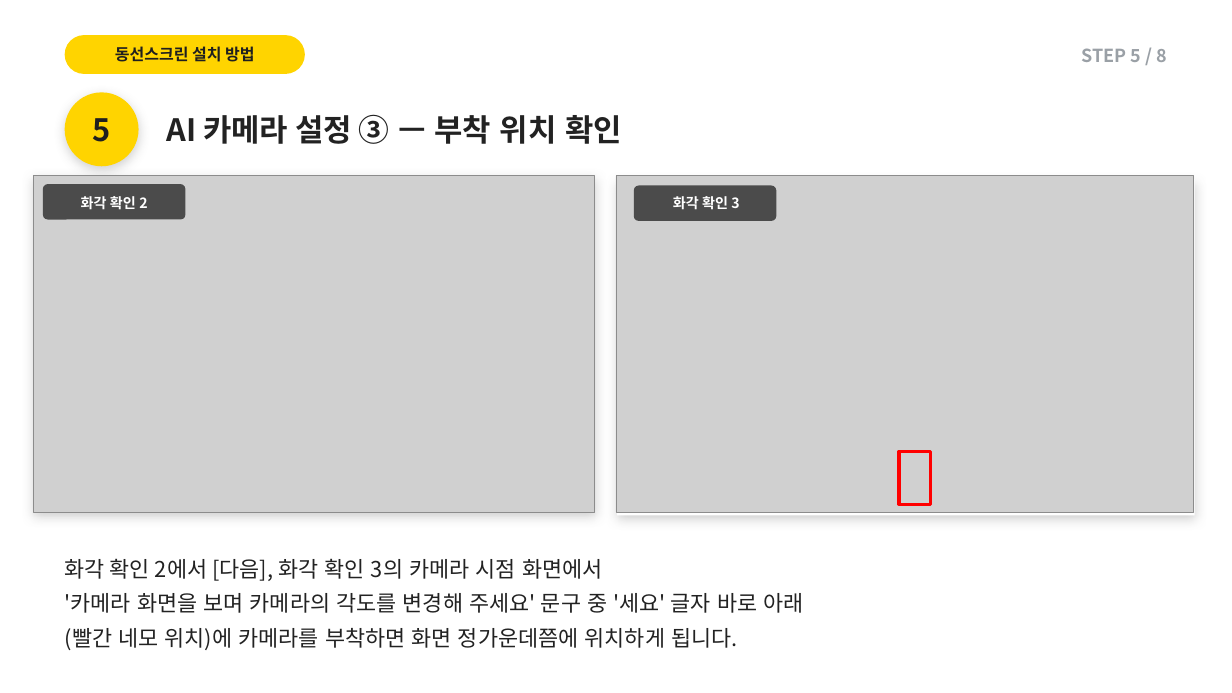
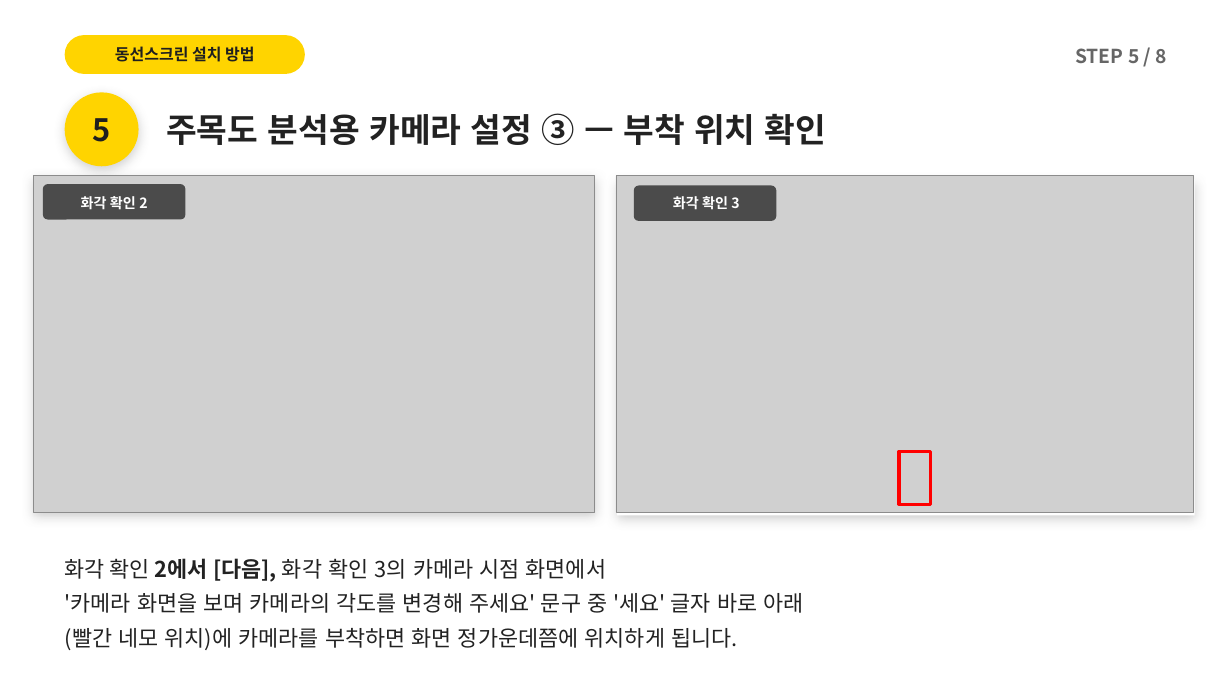
Before and after one commit to alsdn2947/ars, a slide deck: slide 11 of 이마트_AI카메라_설치매뉴얼.pptx (slide 10 before the commit). Drawn at 1232x693 pixels with LibreOffice and Linux fonts; fonts in the diff are those of the drawing; grey boxes stand for pictures. Boxes give left, top, right and bottom in pixels: in the first picture for what was removed or moved away, otherwise in the second. Text is boxed around its words. In the diff, an @@ line names an element or a change of style, - is before the commit and + after.

```diff
--- a/이마트_AI카메라_설치매뉴얼.pptx
+++ b/이마트_AI카메라_설치매뉴얼.pptx
@@ text "STEP 5 / 8" at (1075,48,1167,63): size 14 to 15 pt, text colour #9AA0A6 to #666666 @@
@@ text at (166,113,826,145): text changed; size 24 to 26 pt @@
-AI 카메라 설정 ③ — 부착 위치 확인
+주목도 분석용 카메라 설정 ③ — 부착 위치 확인
@@ text at (65,558,606,582): bold on in "2에서 [다음]," @@
```
Also in this commit, not shown: 23 other slides changed, 1 slide added, 1 slide removed.
